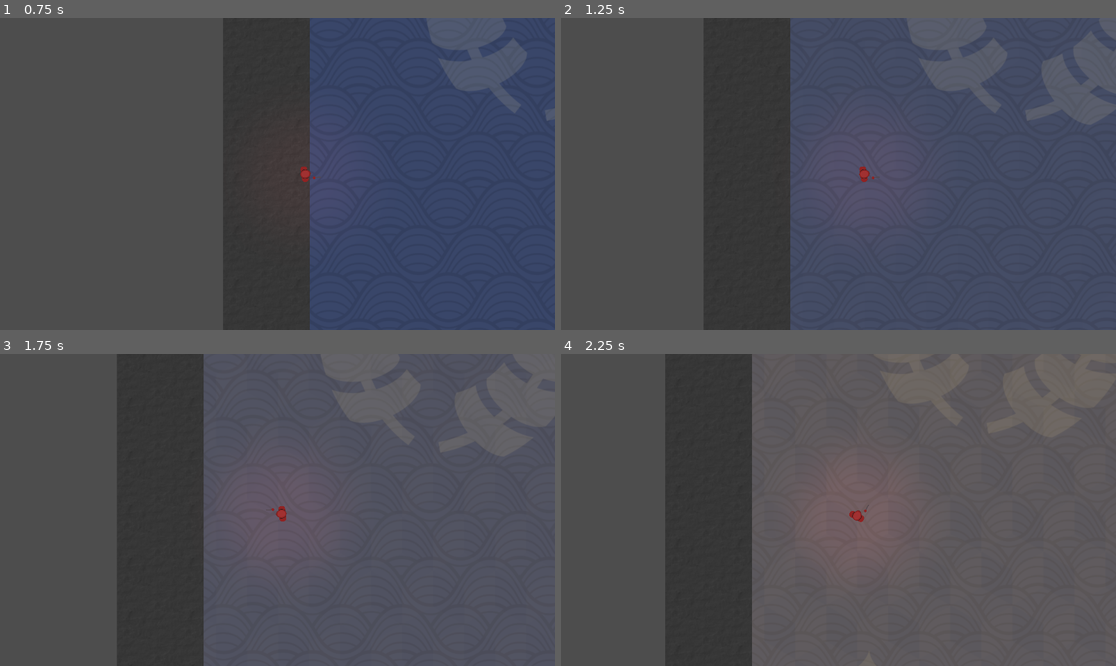
Above: before the commit, frames 1-4 (two rows, left to right).
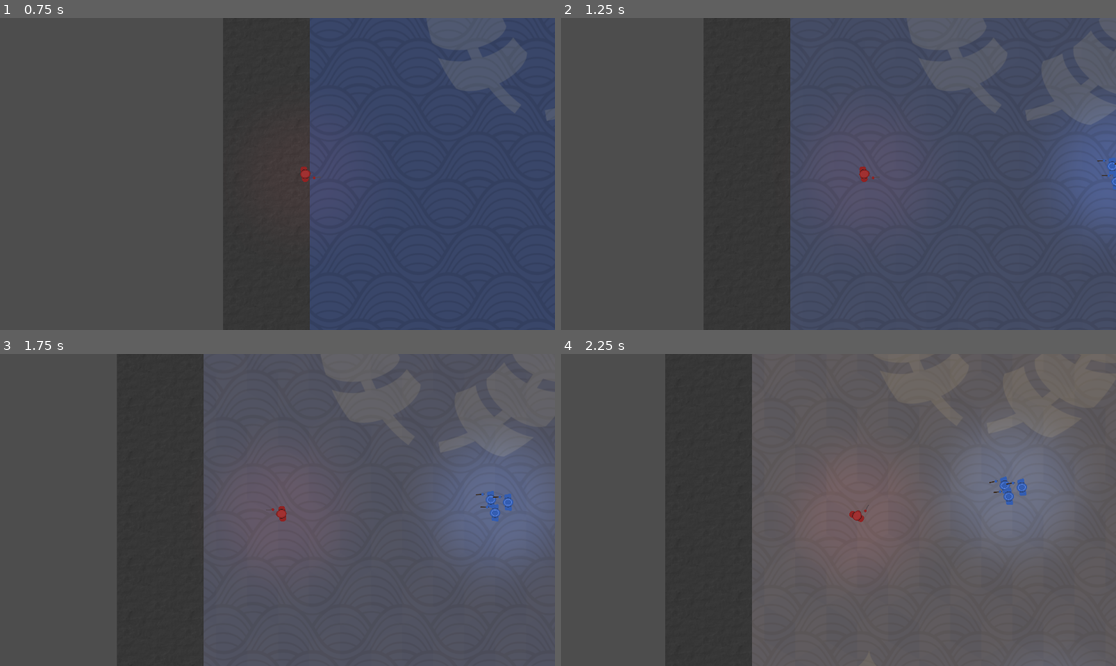
Above: after the commit, the same moments.

Repository: Ianvvtz/projectscabfall
Game: Godot game, scene res://scenes/main.tscn
The game is run twice, just before and just after one commit, with the same random seed, the same clock (stepped at 60 frames per second) and the same inputs.
Inputs (mouse positions are in pixels of both pictures, inside the frame that each line leads up to):
- Up to frame 1 (0.75 s): tap Enter at 0.5 s; move the mouse to (399, 158) at 0.52 s; hold D (move_right) from 0.53 s (still down); tap Space (dodge) at 0.6 s
- Up to frame 2 (1.25 s): keep holding D (move_right)
- Up to frame 3 (1.75 s): move the mouse to (166, 525) at 1.27 s; release D (move_right) at 1.28 s; hold S (move_down) from 1.28 s (still down); click (166, 525) at 1.35 s
- Up to frame 4 (2.25 s): move the mouse to (894, 441) at 2.02 s; release S (move_down) at 2.03 s; hold D (move_right) from 2.03 s (still down); hold Shift (sprint) from 2.03 s (still down)

Frame 1 is identical in both runs. In frame 2, 2.7% of the frame differs, in the area x 90-100%, y 30-68%; in frame 3, 5.5%, in the area x 79-100%, y 29-66%; in frame 4, 5.3%.

Commit message:
Added respawn locations

Diff:
--- a/scenes/district.tscn
+++ b/scenes/district.tscn
@@ -219,33 +219,39 @@
 [node name="SpawnPoints" type="Node2D" parent="."]
 
 [node name="Marker2D" type="Marker2D" parent="SpawnPoints"]
-position = Vector2(1107, -524)
+position = Vector2(-646, -492)
 
 [node name="Marker2D2" type="Marker2D" parent="SpawnPoints"]
-position = Vector2(1102, -384)
+position = Vector2(-98, -478)
 
 [node name="Marker2D3" type="Marker2D" parent="SpawnPoints"]
-position = Vector2(1102, -231)
+position = Vector2(457, -462)
 
 [node name="Marker2D4" type="Marker2D" parent="SpawnPoints"]
-position = Vector2(1110, -49)
+position = Vector2(924, -452)
 
 [node name="Marker2D5" type="Marker2D" parent="SpawnPoints"]
-position = Vector2(1123, 117)
+position = Vector2(-630, -3)
 
 [node name="Marker2D6" type="Marker2D" parent="SpawnPoints"]
-position = Vector2(1128, 273)
+position = Vector2(-102, 5)
 
 [node name="Marker2D7" type="Marker2D" parent="SpawnPoints"]
-position = Vector2(1120, 447)
+position = Vector2(473, 20)
 
 [node name="Marker2D8" type="Marker2D" parent="SpawnPoints"]
-position = Vector2(1139, 563)
+position = Vector2(935, 21)
 
 [node name="Marker2D9" type="Marker2D" parent="SpawnPoints"]
-position = Vector2(1141, 677)
+position = Vector2(-625, 525)
 
 [node name="Marker2D10" type="Marker2D" parent="SpawnPoints"]
-position = Vector2(1141, 677)
+position = Vector2(-130, 538)
+
+[node name="Marker2D11" type="Marker2D" parent="SpawnPoints"]
+position = Vector2(459, 547)
+
+[node name="Marker2D12" type="Marker2D" parent="SpawnPoints"]
+position = Vector2(918, 562)
 
 [connection signal="body_entered" from="." to="." method="_on_body_entered"]
--- a/scenes/main.tscn
+++ b/scenes/main.tscn
@@ -1,18 +1,25 @@
-[gd_scene load_steps=4 format=3 uid="uid://hdv3jrgdaea5"]
+[gd_scene load_steps=5 format=3 uid="uid://hdv3jrgdaea5"]
 
+[ext_resource type="Script" uid="uid://b81ynqhvb6j1m" path="res://scripts/session_manager.gd" id="1_jyhfs"]
 [ext_resource type="PackedScene" uid="uid://ci70q6cnnrjtl" path="res://scenes/district.tscn" id="1_sugp2"]
 [ext_resource type="PackedScene" uid="uid://5rnun75286p7" path="res://scenes/player.tscn" id="2_0wfyh"]
 [ext_resource type="Texture2D" uid="uid://ba7dosfds85xk" path="res://assets/images/districts/district border.png" id="2_jyhfs"]
 
 [node name="Main" type="Node2D"]
 
+[node name="SessionManager" type="Node" parent="."]
+script = ExtResource("1_jyhfs")
+
 [node name="Districts" type="Node2D" parent="."]
 
 [node name="District" parent="Districts" instance=ExtResource("1_sugp2")]
+enemies_to_clear = 20
+respawn_number = 2
 
 [node name="District2" parent="Districts" instance=ExtResource("1_sugp2")]
 position = Vector2(2649, 0)
-enemies_to_clear = 20
+enemies_to_clear = 40
+respawn_number = 3
 
 [node name="Border" type="Sprite2D" parent="Districts"]
 position = Vector2(-1324, 0)
@@ -22,7 +29,14 @@
 position = Vector2(1324.5, 0)
 texture = ExtResource("2_jyhfs")
 
-[node name="SessionManager" type="Node" parent="."]
+[node name="SpawnLocation1" type="Marker2D" parent="Districts" groups=["respawn_location"]]
+position = Vector2(-1323, 0)
+
+[node name="SpawnLocation2" type="Marker2D" parent="Districts" groups=["respawn_location"]]
+position = Vector2(1330, 0)
+
+[node name="SpawnLocation3" type="Marker2D" parent="Districts" groups=["respawn_location"]]
+position = Vector2(3969, 0)
 
 [node name="Player" parent="." instance=ExtResource("2_0wfyh")]
 position = Vector2(-1323, 0)
--- a/scripts/district.gd
+++ b/scripts/district.gd
@@ -11,12 +11,14 @@
 
 @export var enemy_scene: PackedScene
 @export var enemies_to_clear: int = 10
+@export var respawn_number: int = 1
 
 var player: CharacterBody2D
 var enemies: Array = []
 var state: DistrictState = DistrictState.BLUE
 var enemies_killed: int = 0
 var spawn_points_group: Array = []
+#var spawned_enemies: bool = false
 
 
 func _ready() -> void:
@@ -41,18 +43,19 @@
 func contest_district() -> void:
 	if state == DistrictState.BLUE:
 		update_visuals()
+		spawn_enemies(enemies_to_clear)
 
 
 func capture_district() -> void:
 	if enemies_killed >= enemies_to_clear and state == DistrictState.CONTESTED:
 		update_visuals()
+		player.set_respawn(respawn_number)
 
 
 func _on_body_entered(body: Node2D) -> void:
 	if body == player:
 		print("player entered")
 		contest_district()
-		spawn_enemies(enemies_to_clear)
 
 
 func enemy_died(district):
@@ -69,20 +72,14 @@
 		var spawn_point: Marker2D = spawn_points_group.pick_random()
 		var new_enemy = enemy_scene.instantiate()
 		call_deferred("add_child", new_enemy)
-		# disable collision briefly
+
 		new_enemy.set_deferred("collision_layer", 0)
 		new_enemy.set_deferred("collision_mask", 0)
 
-		# random offset inside radius
 		var angle := randf() * TAU
 		var dist := randf() * spawn_radius
 		var offset := Vector2(cos(angle), sin(angle)) * dist
 
-		new_enemy.call_deferred(
-			"set_global_position",
-			spawn_point.global_position + offset
-		)
-
-		#new_enemy.call_deferred("set_global_position", spawn_point.global_position)
+		new_enemy.call_deferred("set_global_position", spawn_point.global_position + offset)
 		new_enemy.current_district = self
 		new_enemy.call_deferred("_enable_collision")
--- a/scripts/enemy.gd
+++ b/scripts/enemy.gd
@@ -11,12 +11,13 @@
 }
 
 enum Behavior {
+	IDLE,
 	CHASE,
 	STRAFE,
 	DEAD,
 }
 
-var current_behavior: Behavior = Behavior.CHASE
+var current_behavior: Behavior = Behavior.IDLE
 var behavior_timer: float = 0.0
 
 var current_district: Area2D
@@ -38,6 +39,7 @@
 var can_attack_range: float
 var chase_range: float = 200.0
 var got_hit: bool = false
+var in_sight: bool = false
 
 
 func _ready() -> void:
@@ -87,7 +89,7 @@
 		if distance_to_player <= can_attack_range and can_attack:
 			start_attack()
 
-	if not current_behavior == Behavior.DEAD:
+	if in_sight and not current_behavior == Behavior.DEAD:
 		behavior_timer -= delta
 		if distance_to_player < chase_range:
 			current_behavior = Behavior.CHASE
@@ -96,6 +98,8 @@
 			behavior_timer = randf_range(2.0, 4.0)
 
 	match current_behavior:
+		Behavior.IDLE:
+			handle_idle()
 		Behavior.CHASE:
 			chase_player(delta)
 		Behavior.STRAFE:
@@ -104,6 +108,10 @@
 			handle_death()
 
 	move_and_slide()
+
+func handle_idle() -> void:
+	if distance_to_player < 800.0:
+		in_sight = true
 
 
 func chase_player(_delta):
--- a/scripts/player.gd
+++ b/scripts/player.gd
@@ -44,12 +44,14 @@
 var boost_time: float = 5.0
 
 var is_invulnerable := false
+var respawn_location: Marker2D
 
 
 func _ready() -> void:
 	if faction == Faction.PLAYER:
 		hurtbox.set_collision_layer_value(5, true)
 	state = PlayerState.MOVE
+	set_respawn(1)
 
 
 func _physics_process(_delta: float) -> void:
@@ -148,8 +150,7 @@
 
 func handle_dead():
 	print("Player got hit")
-	get_tree().paused = true
-	# TODO handle death
+	reset_position()
 
 
 func _on_hurtbox_died() -> void:
@@ -176,3 +177,19 @@
 		speed += boost_speed
 	else:
 		return
+
+
+func set_respawn(number: int) -> void:
+	match number:
+		1:
+			respawn_location = $"../Districts/SpawnLocation1"
+		2:
+			respawn_location = $"../Districts/SpawnLocation2"
+		3:
+			respawn_location = $"../Districts/SpawnLocation3"
+
+
+func reset_position() -> void:
+	anim.play("RESET")
+	global_position = respawn_location.global_position
+	state = PlayerState.MOVE
--- /dev/null
+++ b/scripts/session_manager.gd
@@ -0,0 +1 @@
+extends Node
Not shown, added: scripts/session_manager.gd.uid
